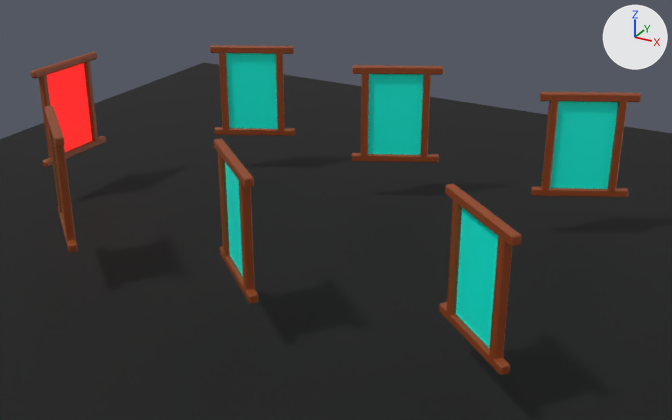
The Blender file Models/Corridor of memories.blend, before and after one commit.
Camera for both pictures: a camera (50 mm lens) standing at (76.4, -146.3, 78.7) and looking at (-4.6, 0.9, 5.1). The lights are fixed; the arrows at upper right show +X, +Y and +Z.

Before the edit, the objects in view are built like this:
```python
ob_cube_001 = bpy.data.objects.new('Cube.001', me_cube_005)
ob_cube_001.location = (0.0, 0.0, 0.0)
ob_cube_002 = bpy.data.objects.new('Cube.002', me_cube_011)
ob_cube_002.location = (-37.7, 0.0, 0.0)
ob_cube_003 = bpy.data.objects.new('Cube.003', me_cube_012)
ob_cube_003.location = (41.8, 0.0, 0.0)
ob_cube_004 = bpy.data.objects.new('Cube.004', me_cube_007)
ob_cube_004.location = (0.0, 0.0, 0.0)
ob_cube_005 = bpy.data.objects.new('Cube.005', me_cube_013)
ob_cube_005.location = (-44.8, -30.8, 15.2)
ob_cube_005.rotation_euler = (0.0, 0.0, 1.971)  # degrees (0, 0, 113)
ob_cube_006 = bpy.data.objects.new('Cube.006', me_cube_014)
ob_cube_006.location = (-6.1, -30.8, 15.2)
ob_cube_006.rotation_euler = (0.0, 0.0, 1.971)  # degrees (0, 0, 113)
ob_cube_007 = bpy.data.objects.new('Cube.007', me_cube_015)
ob_cube_007.location = (36.3, -30.8, 15.2)
ob_cube_007.rotation_euler = (0.0, 0.0, 1.971)  # degrees (0, 0, 113)
ob_plane = bpy.data.objects.new('Plane', me_plane)
ob_plane.location = (-6.7, 0.0, -4.8)
ob_plane.scale = (111.0, 111.0, 111.0)
ob_plane_002 = bpy.data.objects.new('Plane.002', me_plane_002)
ob_plane_002.location = (-73.2, 1.3, 15.2)
ob_plane_002.rotation_euler = (1.571, 0.0, 1.571)  # degrees (90, 0, 90)
ob_plane_002.scale = (6.57, 9.84, 3.62)
# me_cube_014
# before: 0 (-6.0, -3.1, -9.8), 1 (5.7, 2.8, -9.8), 2 (-6.0, -3.1, 9.9), 3 (5.7, 2.8, 9.9)
# me_cube_015
# before: 0 (-6.0, -3.1, -9.8), 1 (5.7, 2.8, -9.8), 2 (-6.0, -3.1, 9.9), 3 (5.7, 2.8, 9.9)
```
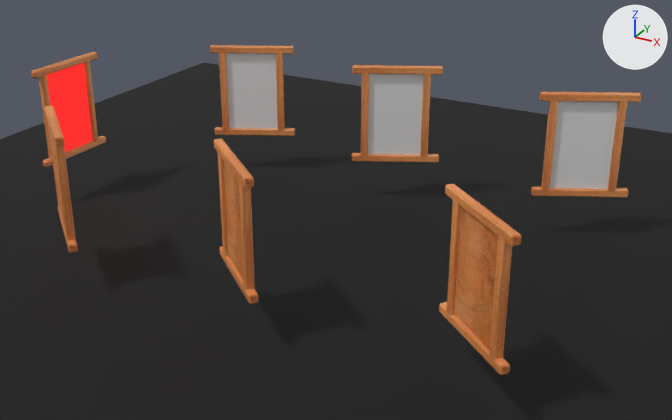
Changed parts and their boxes (x1, y1, x2, y2) in the pictures (672 x 420 px):
'Cube.007', surface changed, reshaped: (439, 184, 521, 375) in both
'Cube.003', surface changed: (531, 92, 641, 197) in both
'Cube.004', surface changed: (352, 65, 443, 162) in both
'Cube.002', surface changed: (210, 45, 295, 136) in both
'Cube.006', surface changed, reshaped: (214, 138, 258, 304) in both
'Cube.001', surface changed: (31, 52, 106, 167) in both
'Cube.005', surface changed: (45, 106, 78, 253) in both
part 1 of me_cube_007, recoloured (cyan to grey): (368, 74, 423, 155) in both
part 2 of me_cube_011, recoloured (cyan to grey): (226, 53, 278, 129) in both
part 3 of me_cube_012, recoloured (cyan to grey): (550, 101, 618, 189) in both
part 4 of me_cube_014, built on (brown): after (223, 160, 243, 279)
part 5 of me_cube_014, recoloured (cyan): before (225, 162, 243, 276)
part 6 of me_cube_015, built on: before (456, 207, 498, 348); after (454, 206, 498, 350)

The change, as a list of edits to the scene's bpy script:
```text
Change mat_material_002:
    remove mat_material_002.base_color = (0.264, 0.0518, 0.00813)  # brown #8c4016
    add mat_material_002.texture = img_chair_wood_jpg
Change me_cube_007:
    remove me_cube_007.from_pydata(...)  # 100 vertices, 105 faces; spans x -16.0..2.0, y 28.1..38.0, z 4.4..26.2
    add me_cube_007.from_pydata(...)  # 104 vertices, 110 faces; spans x -16.0..2.0, y 28.1..38.0, z 4.4..26.2
    me_cube_007 part 1: 1 face spanning x -13.1..-1.4, y 29.9..35.8, z 5.4..25.1 switches from mat_material_001 (cyan #04ffe6) to mat_material_009 (white #e7e7e7)
    remove me_cube_007.materials.append(mat_material_001)  # cyan #04ffe6
    add me_cube_007.materials.append(mat_material_009)  # white #e7e7e7
Change me_cube_011:
    remove me_cube_011.from_pydata(...)  # 100 vertices, 105 faces; spans x -16.0..2.0, y 28.1..38.0, z 4.4..26.2
    add me_cube_011.from_pydata(...)  # 104 vertices, 110 faces; spans x -16.0..2.0, y 28.1..38.0, z 4.4..26.2
    me_cube_011 part 2: 1 face spanning x -13.1..-1.4, y 29.9..35.8, z 5.4..25.1 switches from mat_material_001 (cyan #04ffe6) to mat_material_008 (white #e7e7e7)
    remove me_cube_011.materials.append(mat_material_001)  # cyan #04ffe6
    add me_cube_011.materials.append(mat_material_008)  # white #e7e7e7
Change me_cube_012:
    remove me_cube_012.from_pydata(...)  # 100 vertices, 105 faces; spans x -16.0..2.0, y 28.1..38.0, z 4.4..26.2
    add me_cube_012.from_pydata(...)  # 108 vertices, 114 faces; spans x -16.0..2.0, y 28.1..38.0, z 4.4..26.2
    me_cube_012 part 3: 1 face spanning x -13.1..-1.4, y 29.9..35.8, z 5.4..25.1 switches from mat_material_001 (cyan #04ffe6) to mat_material (white #e7e7e7)
    remove me_cube_012.materials.append(mat_material_001)  # cyan #04ffe6
    add me_cube_012.materials.append(mat_material)  # white #e7e7e7
Change me_cube_014:
    used by ob_cube_006; location = (-6.1, -30.8, 15.2); rotation_euler = (0.0, 0.0, 1.971), in degrees (0, 0, 113)
    verts and faces of me_cube_014; kept vertices keep their numbers, new ones are numbered from 100
    remove me_cube_014.from_pydata(...)  # 100 vertices, 105 faces; spans x -8.9..9.1, y -4.9..5.0, z -10.9..11.0
    add me_cube_014.from_pydata(...)  # 104 vertices, 110 faces; spans x -8.9..9.1, y -4.9..5.0, z -10.9..11.0
    me_cube_014 part 4
    add delete_faces([(0, 1, 3, 2)])
    add for new, old in zip([*range(100, 104)], [*range(0, 4)]): verts[new] = verts[old] + (-0.1, 0.3, 0.0)
    add faces += [(0, 2, 3, 1)]  # mat_material_005 (white #e7e7e7)
    add faces += [(100, 101, 103, 102), (1, 3, 103, 101), (0, 100, 102, 2), (2, 102, 103, 3), (0, 1, 101, 100)]  # mat_material_002 (picture img_chair_wood_jpg)
    me_cube_014 part 5: 1 face spanning x -6.0..5.7, y -3.1..2.8, z -9.8..9.9 switches from mat_material_001 (cyan #04ffe6) to mat_material_005 (white #e7e7e7)
    remove me_cube_014.materials.append(mat_material_001)  # cyan #04ffe6
    add me_cube_014.materials.append(mat_material_005)  # white #e7e7e7
Change me_cube_015:
    used by ob_cube_007; location = (36.3, -30.8, 15.2); rotation_euler = (0.0, 0.0, 1.971), in degrees (0, 0, 113)
    verts and faces of me_cube_015; kept vertices keep their numbers, new ones are numbered from 100
    remove me_cube_015.from_pydata(...)  # 100 vertices, 105 faces; spans x -8.9..9.1, y -4.9..5.0, z -10.9..11.0
    add me_cube_015.from_pydata(...)  # 104 vertices, 110 faces; spans x -8.9..9.1, y -4.9..5.0, z -10.9..11.0
    me_cube_015 part 6
    add delete_faces([(0, 1, 3, 2)])
    add verts[100] = (-6.1, -2.8, 9.9)
    add verts[101] = (-6.1, -2.8, -9.8)
    add verts[102] = (5.6, 3.0, -9.8)
    add verts[103] = (5.6, 3.0, 9.9)
    add faces += [(0, 2, 3, 1), (2, 100, 103, 3), (0, 1, 102, 101), (1, 3, 103, 102), (0, 101, 100, 2)]  # mat_material_001 (cyan #04ffe6)
    add faces += [(100, 101, 102, 103)]  # mat_material_002 (picture img_chair_wood_jpg)
```
